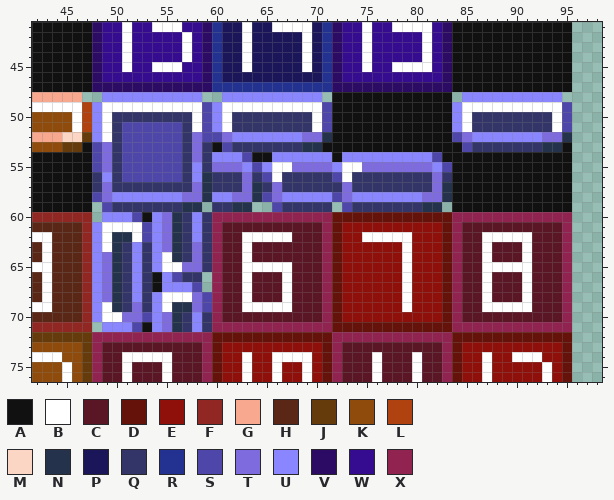
Pixel-art file -- games/Phaser-Snake-Game/public/assets/Tiled/tileSheetx24.aseprite. The first picture shows the starting point.
384x384 pixels, 1 frame. Pixels under 10% opacity are left out. Shown: x 42..98, y 41..76. The commit also changed other parts of the picture, which this record leaves out.
Palette (. is transparent): A #111111  B #ffffff  C #5a1624  D #65120b  E #8f100b  F #902723  G #f8a88f  H #5a2716  J #653b0b  K #8f4b0b  L #af420e  M #fbd6c4  N #24324c  P #1b165a  Q #333467  R #233190  S #4e47a9  T #7e6cdf  U #8a86ff  V #2c0b65  W #350b8f  X #902350
The same view after the edit:
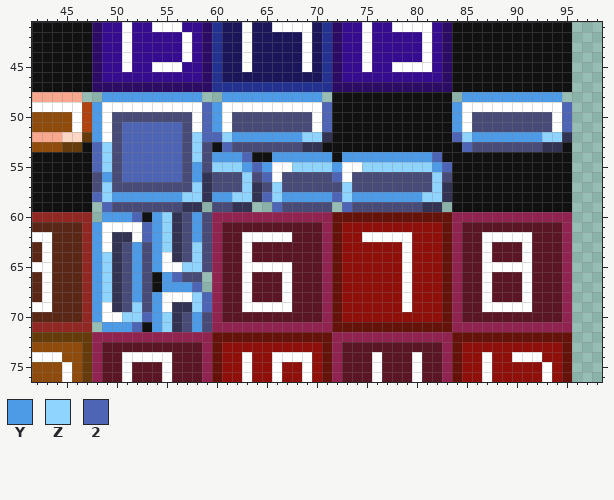
Colours new in this view: Y #4d9be6  Z #8fd3ff  2 #4d65b4
Edits made:
colour N: #24324c -> #323353
colour Q: #333467 -> #484a77
Layer "Layer":
y 48: x 49..58 UUUUUUUUUU -> YYYYYYYYYY; x 61..70 UUUUUUUUUU -> YYYYYYYYYY; x 85..94 UUUUUUUUUU -> YYYYYYYYYY
y 49..50: x 48 U -> Y; x 59..60 SU -> 2Y; x 71 S -> 2; x 84 U -> Y; x 95 S -> 2
y 51: x 48 U -> Y; x 51..56 SSSSSS -> 222222; x 59..60 SU -> 2Y; x 71 S -> 2; x 84 U -> Y; x 95 S -> 2
y 52: x 48 U -> Y; x 51..56 SSSSSS -> 222222; x 58..70 TSSTUUUUUUUTT -> Z22ZYYYYYYYZZ; x 84..94 STUUUUUUUTT -> 2ZYYYYYYYZZ
y 53: x 48..49 ST -> 2Z; x 51..56 SSSSSS -> 222222; x 58 T -> Z; x 61 S -> 2; x 85 S -> 2
y 54: x 48..49 ST -> 2Z; x 51..56 SSSSSS -> 222222; x 58 T -> Z; x 60..63 UUUS -> YYY2; x 66..71 UUUUUU -> YYYYYY; x 73..82 UUUUUUUUUS -> YYYYYYYYY2
y 55: x 48..49 ST -> 2Z; x 51..56 SSSSSS -> 222222; x 58 U -> Y; x 60..65 TTTUSU -> ZZZY2Y; x 68..72 TTTTU -> ZZZZY; x 75..83 TTTTTTTUS -> ZZZZZZZY2
y 56: x 49 U -> Y; x 51..56 SSSSSS -> 222222; x 58 U -> Y; x 63 T -> Z; x 65 S -> 2; x 72 S -> 2; x 82 T -> Z
y 57: x 49 T -> Z; x 58 T -> Z; x 63 T -> Z; x 66 T -> Z; x 73 T -> Z; x 82 T -> Z
y 58: x 48..58 STUUUUUUUTT -> 2ZYYYYYYYZZ; x 60..63 UUTT -> YYZZ; x 65..82 STUUUUUSTUUUUUUUTT -> 2ZYYYYY2ZYYYYYYYZZ
y 59: x 49 S -> 2; x 66 S -> 2; x 73 S -> 2
y 60: x 49..52 UUUS -> YYY2; x 54..55 UT -> YZ; x 58 U -> Y
y 61..62: x 48 U -> Y; x 53..55 SUT -> 2YZ; x 58 U -> Y
y 63: x 48 U -> Y; x 52 U -> Y; x 54..55 UT -> YZ; x 58 T -> Z
y 64: x 48..49 UT -> YZ; x 52 U -> Y; x 54 U -> Y; x 58 T -> Z
y 65: x 48..49 UT -> YZ; x 52 U -> Y; x 54 U -> Y; x 57..58 TT -> ZZ
y 66: x 48..49 UT -> YZ; x 52 U -> Y; x 55..56 US -> Y2
y 67: x 48..49 UT -> YZ; x 52 U -> Y; x 55..58 UUUS -> YYY2
y 68: x 48..49 UT -> YZ; x 52 U -> Y; x 54 U -> Y; x 58..59 TS -> Z2
y 69: x 48 U -> Y; x 52 T -> Z; x 54 U -> Y; x 58..59 TS -> Z2
y 70: x 48 U -> Y; x 51..55 TTSUT -> ZZ2YZ; x 58 U -> Y
y 71: x 49..52 UUUS -> YYY2; x 54..55 UT -> YZ; x 58 U -> Y
Boxes around the changes in both pictures, in picture pixels (x1, y1, x2, y2):
changed: (92, 92, 572, 332)
